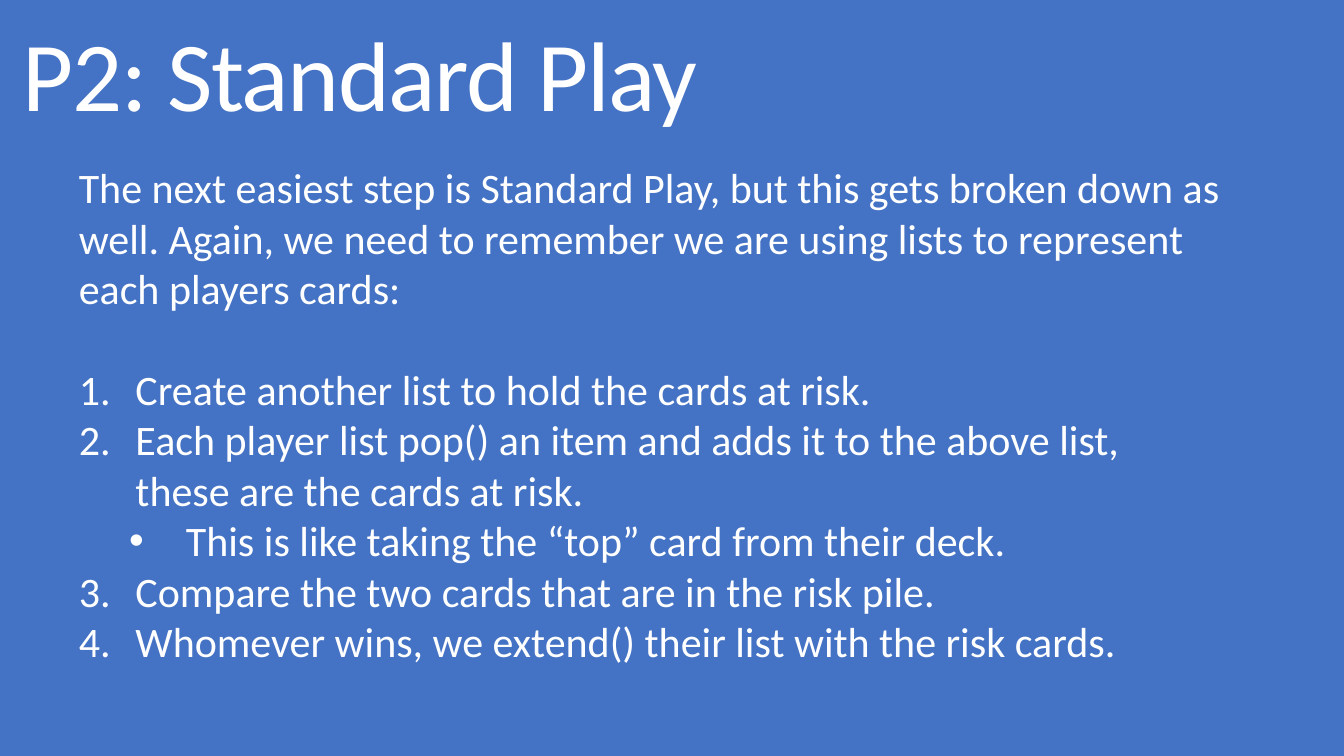
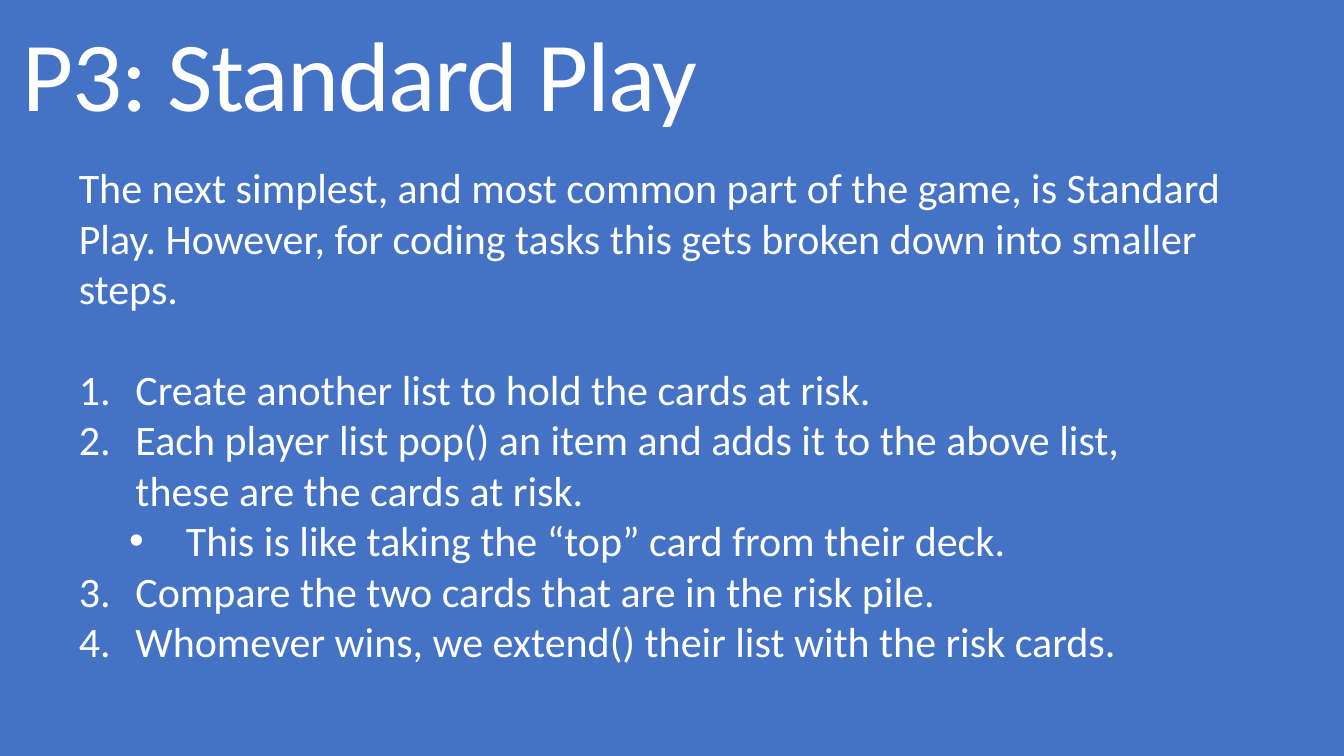
Before and after one commit to grecoe/teals, a slide deck: slide 9 of 5_presentations/DivideAndConquer.pptx. Drawn at 1344x756 pixels with LibreOffice and Linux fonts; fonts in the diff are those of the drawing. Boxes give left, top, right and bottom in pixels: in the first picture for what was removed or moved away, otherwise in the second. Text is boxed around its words. In the diff, an @@ line names an element or a change of style, - is before the commit and + after.

```diff
--- a/5_presentations/DivideAndConquer.pptx
+++ b/5_presentations/DivideAndConquer.pptx
@@ title at [23, 42, 698, 127]: text changed @@
-P2: Standard Play
+P3: Standard Play
@@ text at [79, 174, 1220, 311]: text changed @@
-The next easiest step is Standard Play, but this gets broken down as well. Again, we need to remember we are using lists to represent each players cards:
+The next simplest, and most common part of the game, is Standard Play. However, for coding tasks this gets broken down into smaller steps.
```
Also in this commit, not shown: 9 other slides changed, 1 slide added, 1 slide removed, 1 other file.
